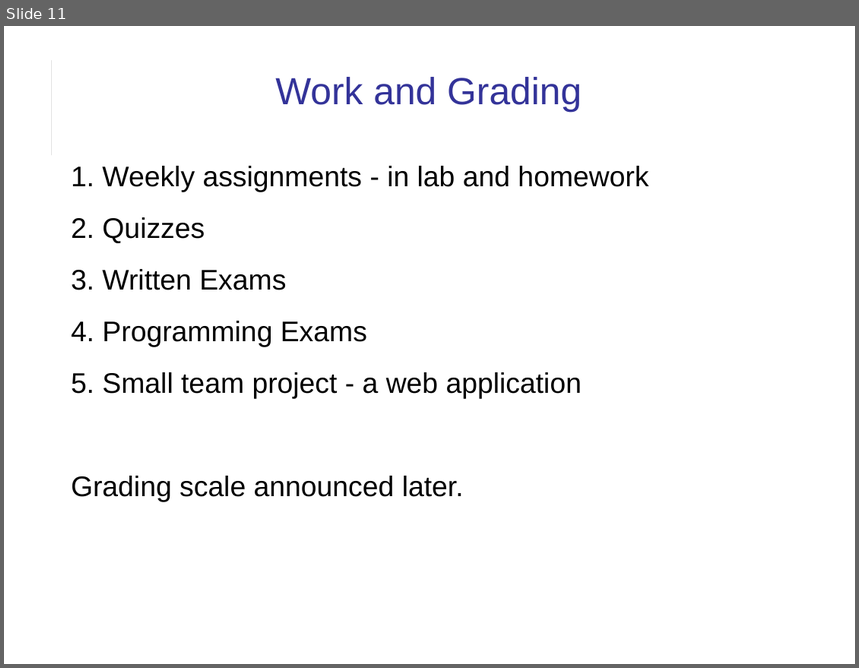
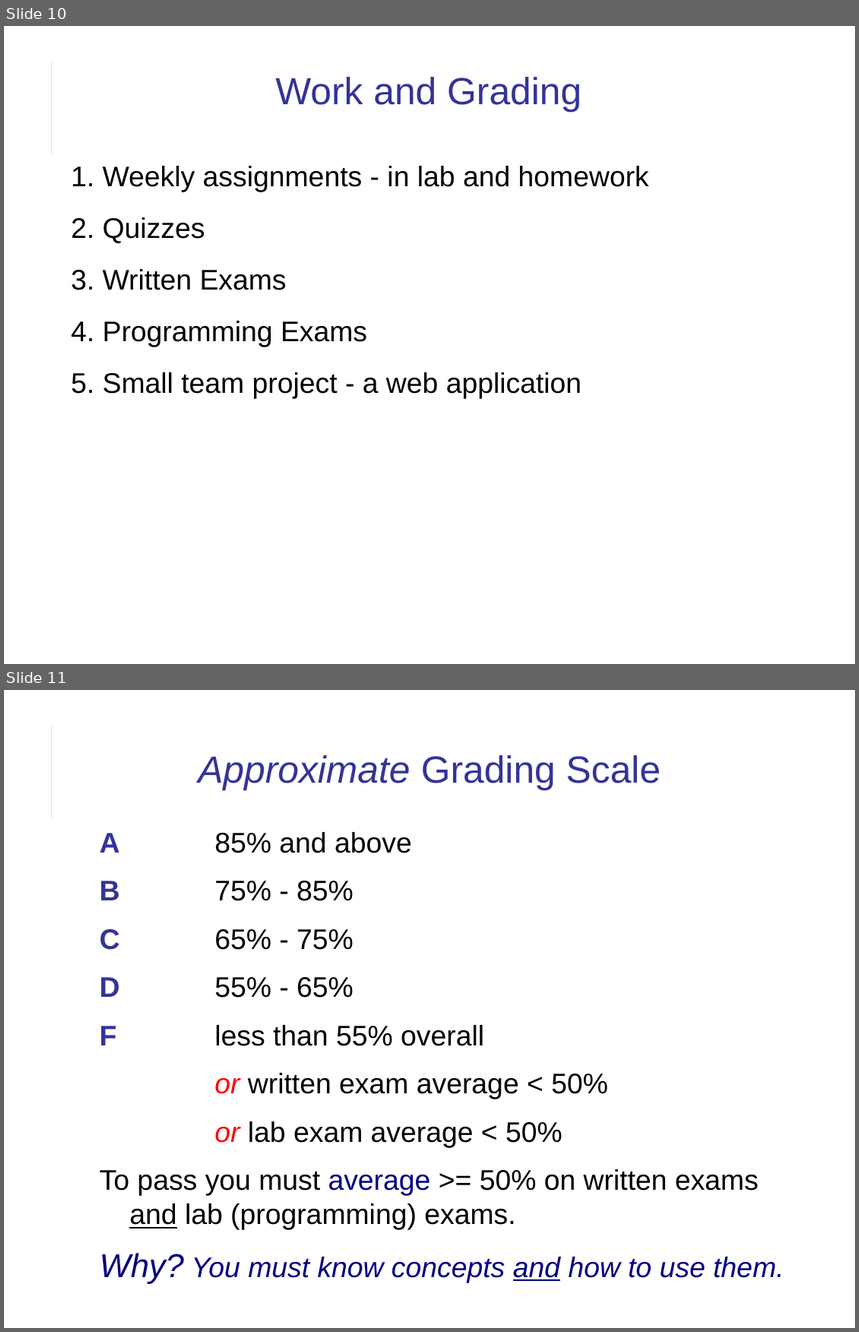
Before and after one commit to cpske/ISP, a slide deck: intro/Introduction-to-Course.ppt. Shown one above the other, each under a label of ours: slide 11 before the commit, slides 10 and 11 after it. The pictures are 859x668 and 859x1332 pixels, drawn with LibreOffice and Linux fonts; fonts in the diff are those of the drawing. Boxes give left, top, right and bottom in pixels: in the first picture for what was removed or moved away, otherwise in the second. Text is boxed around its words. In the diff, an @@ line names an element or a change of style, - is before the commit and + after.

```diff
--- a/intro/Introduction-to-Course.ppt
+++ b/intro/Introduction-to-Course.ppt
@@ slide 11 added at <box>4,690,855,1328</box>, background #FFFFFF; not listed: 2 template elements that a slide beside it also shows @@
@@ title added at <box>198,755,661,790</box>, 32 pt, text #333399 @@
+Approximate Grading Scale
@@ text added at <box>100,832,784,1284</box>, 24 pt, text #000000 @@
+  A 85% and above
+  B 75% - 85%
+  C 65% - 75%
+  D 55% - 65%
+  F less than 55% overall
+or written exam average < 50%
+or lab exam average < 50%
+To pass you must average >= 50% on written exams and lab (programming) exams.
+Why? You must know concepts and how to use them.
@@ what was slide 11 is now slide 10 @@
@@ slide 10 changed as well @@
@@ text "1. Weekly assignments - in ..." at <box>71,166,649,399</box>: indent changed @@
@@ text at <box>71,476,464,503</box>: paragraph removed @@
-Grading scale announced later.
```
Also in this commit, not shown: 6 other slides changed, 3 other slides added, 5 other files.
